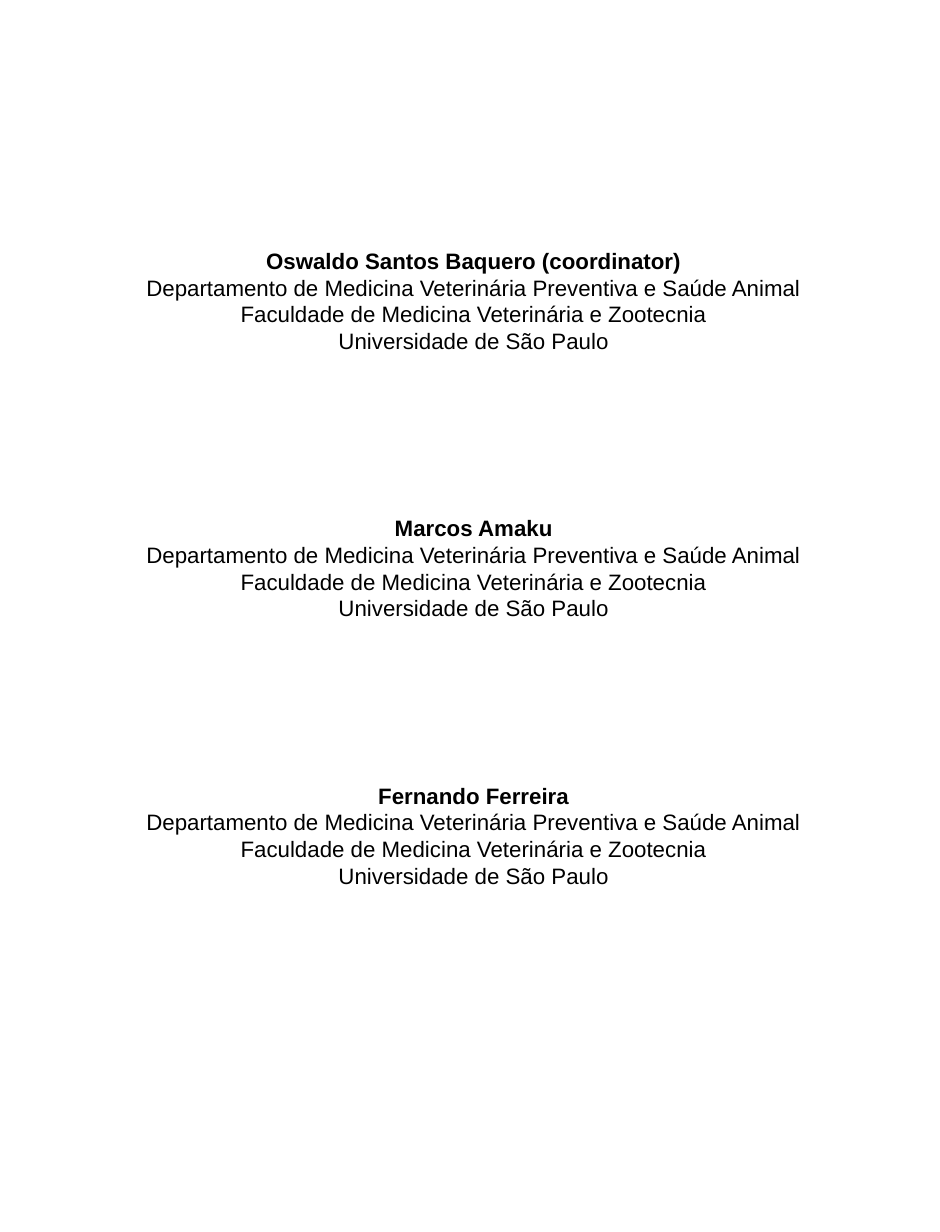
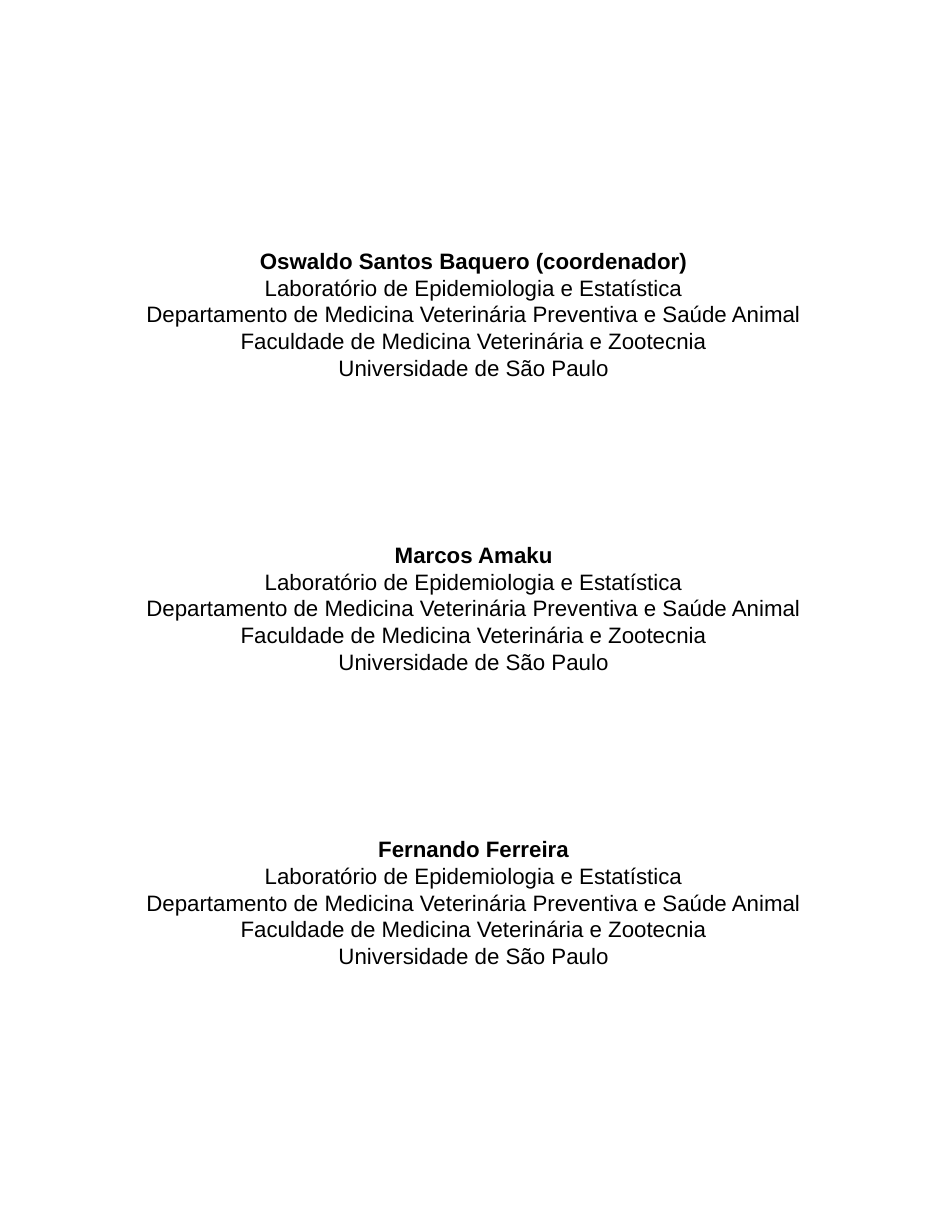
Before and after one commit to eduardocpacheco99/programming-guide-for-the-capm-r-package, a slide deck: slide 1 of authors.odp. Drawn at 940x1232 pixels with LibreOffice and Linux fonts; fonts in the diff are those of the drawing. Boxes give left, top, right and bottom in pixels: in the first picture for what was removed or moved away, otherwise in the second. Text is boxed around its words. In the diff, an @@ line names an element or a change of style, - is before the commit and + after.

```diff
--- a/authors.odp
+++ b/authors.odp
@@ text at box(260, 253, 687, 301): text changed; bold off @@
-Oswaldo Santos Baquero (coordinator)
+Oswaldo Santos Baquero (coordenador)
+Laboratório de Epidemiologia e Estatística
@@ text at box(265, 573, 682, 595): paragraph added @@
+Laboratório de Epidemiologia e Estatística
@@ text at box(265, 867, 682, 889): paragraph added @@
+Laboratório de Epidemiologia e Estatística
```
Also in this commit, not shown: 4 other files.
